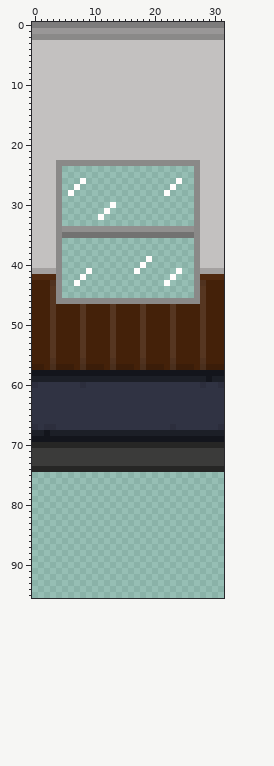
One commit to this sprite sheet: Scenes/Station/Environment/WindowWall_NoBlinds.png. The picture above was drawn from the file before the commit.
The file is 32x96 pixels. Colours within 5 levels of each other are drawn and written as one.
Now the later version:
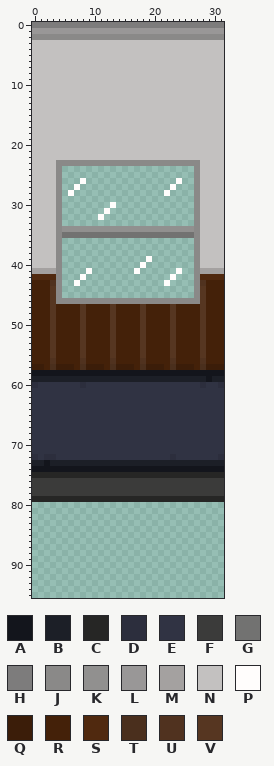
Palette (. is transparent): A #13151c  B #1c1f27  C #262625  D #2c2e3d  E #303343  F #3b3b3a  G #727271  H #7d7c7c  J #8a8988  K #91908f  L #999797  M #a4a1a0  N #c3c1c0  P #fffdfc  Q #3b1d09  R #442109  S #50290f  T #4a2f1d  U #50321f  V #563621
The exact change:
@@ x 0..31 @@
 66 EEEEEEEEEEEEEEEEEEEEEEEEEEEEEEEE
-67 DEDDEEEEEEEEEEEEEEEEEEEDEEEEEEED
-68 BBABBBBBBBBBBBBBBBBBBBBBBBBBBBBB
-69 AAAAAAAAAAAAAAAAAAAAAAAAAAAAAAAA
-70 CCCCCCCCCCCCCCCCCCCCCCCCCCCCCCCC
-71 FFFFFFFFFFFFFFFFFFFFFFFFFFFFFFFF
-72 FFFFFFFFFFFFFFFFFFFFFFFFFFFFFFFF
-73 FFFFFFFFFFFFFFFFFFFFFFFFFFFFFFFF
-74 CCCCCCCCCCCCCCCCCCCCCCCCCCCCCCCC
-75 ................................
-76 ................................
-77 ................................
-78 ................................
-79 ................................
+67 EEEEEEEEEEEEEEEEEEEEEEEEEEEEEEEE
+68 EEEEEEEEEEEEEEEEEEEEEEEEEEEEEEEE
+69 EEEEEEEEEEEEEEEEEEEEEEEEEEEEEEEE
+70 EEEEEEEEEEEEEEEEEEEEEEEEEEEEEEEE
+71 EEEEEEEEEEEEEEEEEEEEEEEEEEEEEEEE
+72 DEDDEEEEEEEEEEEEEEEEEEEDEEEEEEED
+73 BBABBBBBBBBBBBBBBBBBBBBBBBBBBBBB
+74 AAAAAAAAAAAAAAAAAAAAAAAAAAAAAAAA
+75 CCCCCCCCCCCCCCCCCCCCCCCCCCCCCCCC
+76 FFFFFFFFFFFFFFFFFFFFFFFFFFFFFFFF
+77 FFFFFFFFFFFFFFFFFFFFFFFFFFFFFFFF
+78 FFFFFFFFFFFFFFFFFFFFFFFFFFFFFFFF
+79 CCCCCCCCCCCCCCCCCCCCCCCCCCCCCCCC
 80 ................................
